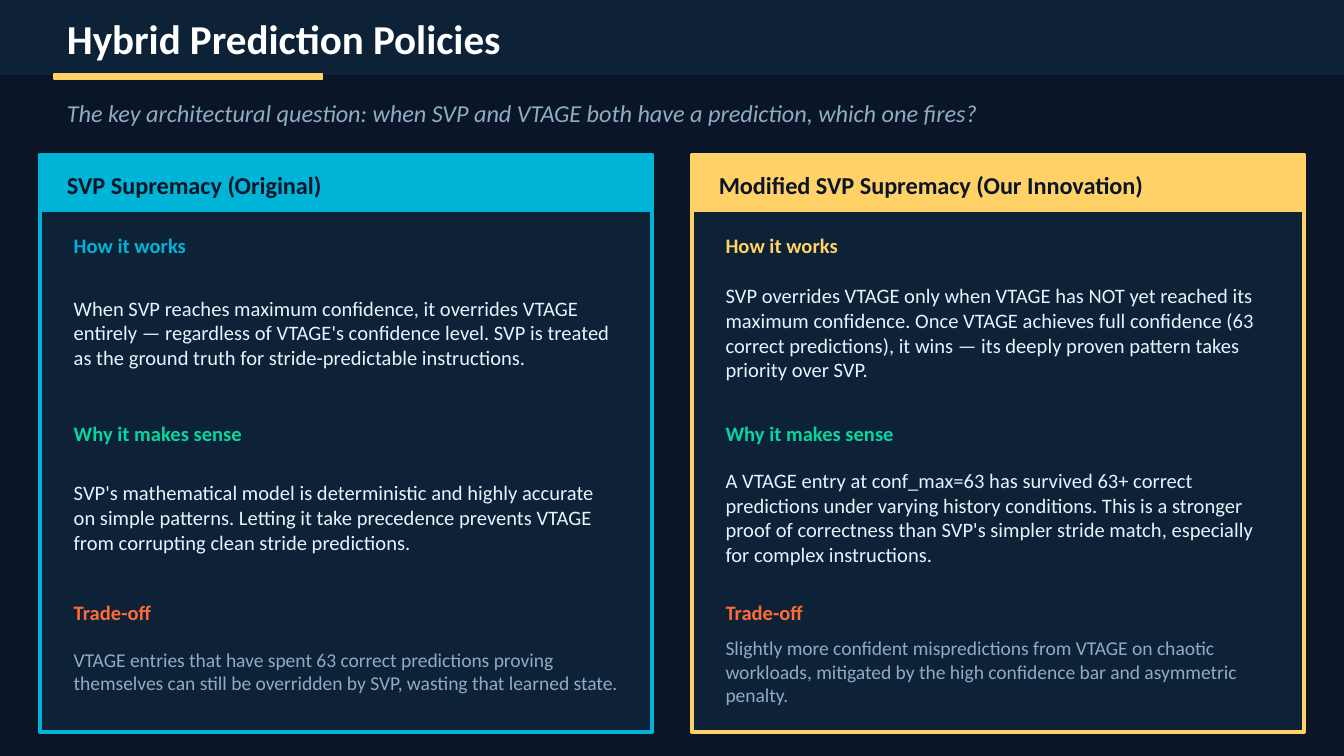
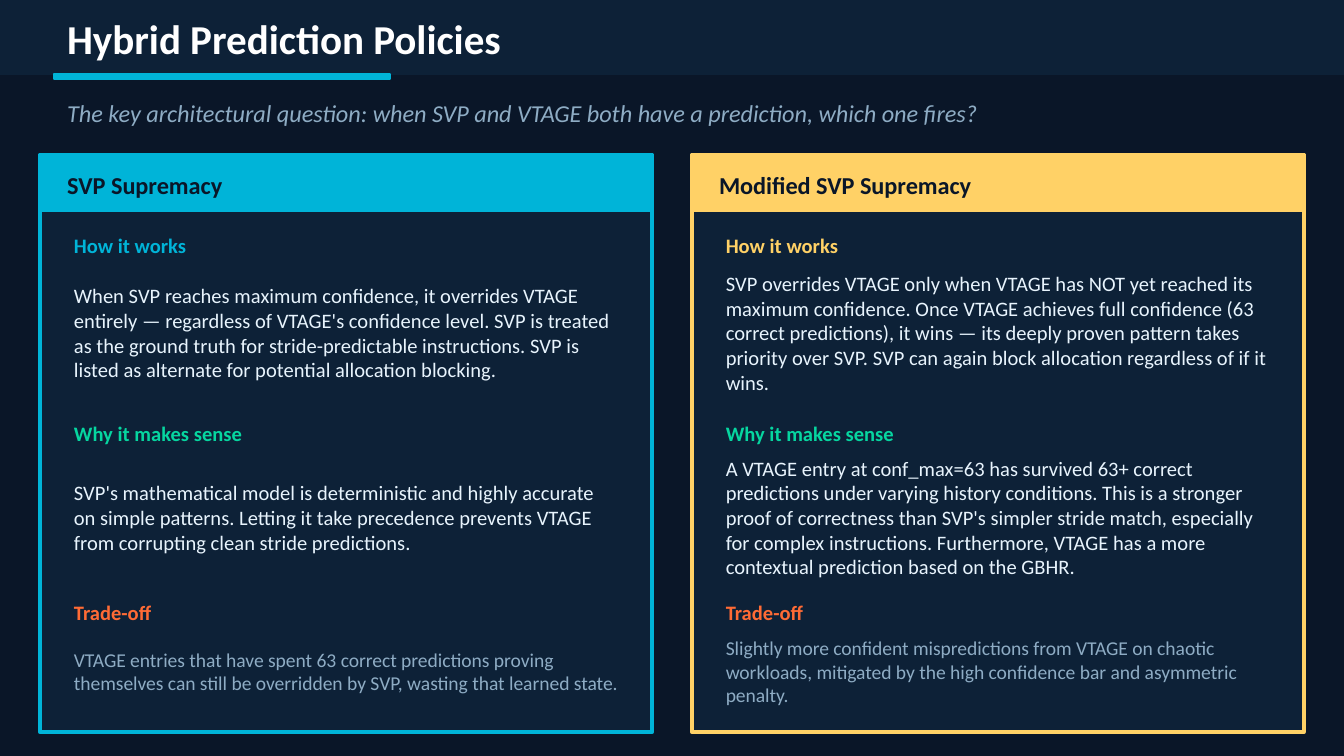
Before and after one commit to atshah29/aadesh-portfolio, a slide deck: slide 6 of public/assets/value-predictor-slides.pptx (slide 4 before the commit). Drawn at 1344x756 pixels with LibreOffice and Linux fonts; fonts in the diff are those of the drawing. Boxes give left, top, right and bottom in pixels: in the first picture for what was removed or moved away, otherwise in the second. Text is boxed around its words. In the diff, an @@ line names an element or a change of style, - is before the commit and + after.

```diff
--- a/public/assets/value-predictor-slides.pptx
+++ b/public/assets/value-predictor-slides.pptx
@@ rectangle: place and size @@
-rectangle at bbox=[54, 74, 323, 79]
+rectangle at bbox=[54, 74, 390, 79]
@@ rectangle at bbox=[54, 74, 390, 79]: fill #FFD166 to #00B4D8; outline #FFD166 1 pt to #00B4D8 1 pt @@
@@ text at bbox=[67, 178, 222, 198]: text changed @@
-SVP Supremacy (Original)
+SVP Supremacy
@@ text at bbox=[719, 177, 971, 198]: text changed @@
-Modified SVP Supremacy (Our Innovation)
+Modified SVP Supremacy
@@ text at bbox=[74, 288, 609, 381]: text changed @@
-When SVP reaches maximum confidence, it overrides VTAGE entirely — regardless of VTAGE's confidence level. SVP is treated as the ground truth for stride-predictable instructions.
+When SVP reaches maximum confidence, it overrides VTAGE entirely — regardless of VTAGE's confidence level. SVP is treated as the ground truth for stride-predictable instructions. SVP is listed as alternate for potential allocation blocking.
@@ text at bbox=[726, 276, 1266, 390]: text changed @@
-SVP overrides VTAGE only when VTAGE has NOT yet reached its maximum confidence. Once VTAGE achieves full confidence (63 correct predictions), it wins — its deeply proven pattern takes priority over SVP.
+SVP overrides VTAGE only when VTAGE has NOT yet reached its maximum confidence. Once VTAGE achieves full confidence (63 correct predictions), it wins — its deeply proven pattern takes priority over SVP. SVP can again block allocation regardless of if it wins.
@@ text at bbox=[726, 461, 1253, 578]: text changed @@
-A VTAGE entry at conf_max=63 has survived 63+ correct predictions under varying history conditions. This is a stronger proof of correctness than SVP's simpler stride match, especially for complex instructions.
+A VTAGE entry at conf_max=63 has survived 63+ correct predictions under varying history conditions. This is a stronger proof of correctness than SVP's simpler stride match, especially for complex instructions. Furthermore, VTAGE has a more contextual prediction based on the GBHR.
```
Also in this commit, not shown: 7 other slides changed, 5 slides added, 2 slides removed, 11 other files.
